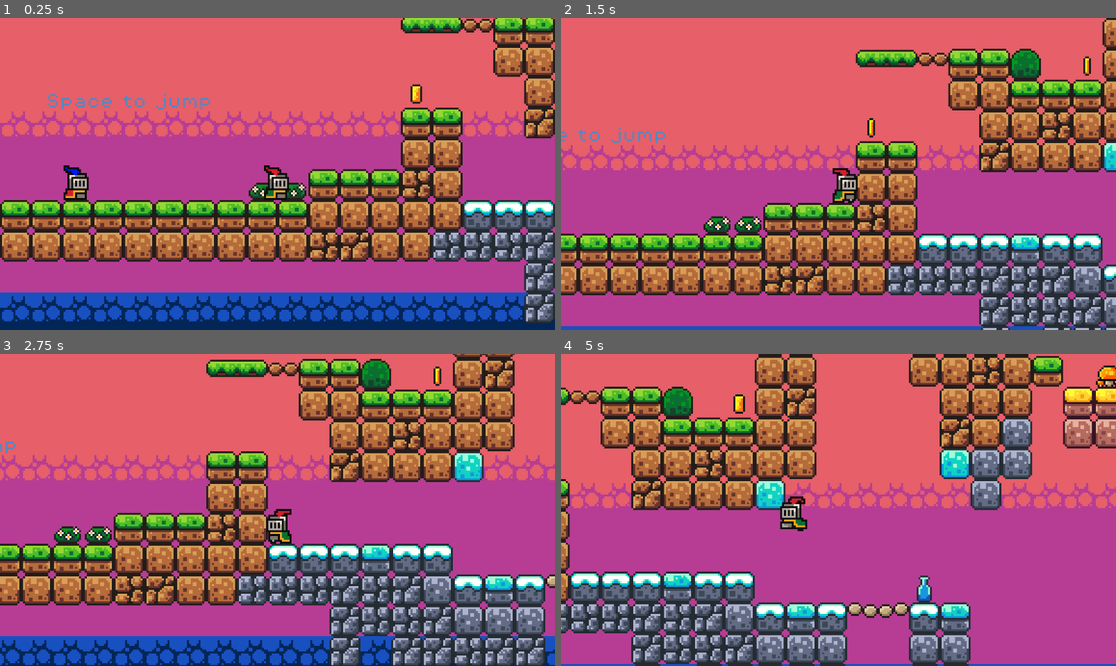
Above: before the commit, frames 1-4 (two rows, left to right).
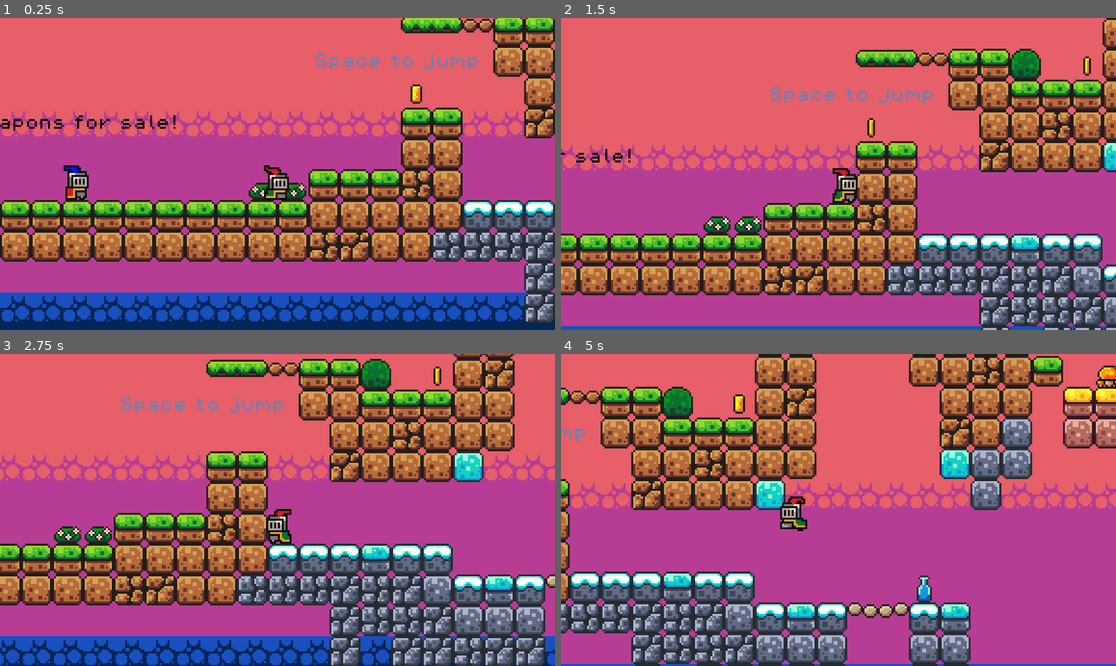
Above: after the commit, the same moments.

Repository: voyous/first-game-godot
Game: Godot game, scene res://scenes/game.tscn
The game is run twice, just before and just after one commit, with the same random seed, the same clock (stepped at 60 frames per second) and the same inputs.
Inputs:
- Up to frame 1 (0.25 s): no input
- Up to frame 2 (1.5 s): hold Right (move_right) from 0.53 s (still down); tap Up (jump) at 0.77 s
- Up to frame 3 (2.75 s): tap Up (jump) at 1.52 s; release Right (move_right) at 2.03 s; hold Left (move_left) from 2.03 s (still down)
- Up to frame 4 (5 s): release Left (move_left) at 2.78 s; hold Right (move_right) 2.78-4.28 s; tap Up (jump) at 3.02, 3.77, 4.52 s; hold Left (move_left) from 4.28 s (still down)

The runs differ from the first frame. In frame 1, 1.3% of the frame differs, in the area x 0-87%, y 11-59%; in frame 2, 0.7%; in frame 3, 0.4%; in frame 4, less than 0.1%.

Commit message:
added text functionality for merchant
- added hovering textbox above merchant
- added "press e to interact" on body collision

Diff:
--- a/scenes/game.tscn
+++ b/scenes/game.tscn
@@ -319,10 +319,10 @@
 [node name="labels" type="Node" parent="."]
 
 [node name="Label2" type="Label" parent="labels"]
-offset_left = -120.0
-offset_top = -55.0
-offset_right = 52.0
-offset_bottom = -7.0
+offset_left = 19.0
+offset_top = -76.0
+offset_right = 191.0
+offset_bottom = -28.0
 theme_override_colors/font_color = Color(0.356863, 0.52549, 0.737255, 1)
 theme_override_fonts/font = ExtResource("7_u5sy4")
 theme_override_font_sizes/font_size = 8
@@ -370,3 +370,13 @@
 
 [node name="merchant" parent="." instance=ExtResource("10_vtaks")]
 position = Vector2(-104, 0)
+
+[node name="merchantTextBox" type="Label" parent="merchant"]
+offset_left = -57.0
+offset_top = -44.0
+offset_right = 154.0
+offset_bottom = -21.0
+theme_override_colors/font_color = Color(0, 0, 0, 1)
+theme_override_fonts/font = ExtResource("7_u5sy4")
+theme_override_font_sizes/font_size = 8
+text = "Weapons for sale!"
--- a/scenes/merchant.tscn
+++ b/scenes/merchant.tscn
@@ -39,6 +39,9 @@
 "speed": 10.0
 }]
 
+[sub_resource type="CircleShape2D" id="CircleShape2D_12ke4"]
+radius = 15.0
+
 [node name="merchant" type="Node2D"]
 script = ExtResource("1_12ke4")
 
@@ -46,8 +49,17 @@
 position = Vector2(0, -12)
 sprite_frames = SubResource("SpriteFrames_krsg3")
 autoplay = "default"
-frame_progress = 0.0985588
+frame_progress = 0.726265
 
 [node name="Timer" type="Timer" parent="."]
 
+[node name="Area2D" type="Area2D" parent="."]
+collision_mask = 2
+
+[node name="CollisionShape2D" type="CollisionShape2D" parent="Area2D"]
+position = Vector2(0, -11)
+shape = SubResource("CircleShape2D_12ke4")
+
 [connection signal="timeout" from="Timer" to="." method="_on_timer_timeout"]
+[connection signal="body_entered" from="Area2D" to="." method="_on_area_2d_body_entered"]
+[connection signal="body_exited" from="Area2D" to="." method="_on_area_2d_body_exited"]
--- a/scripts/merchant.gd
+++ b/scripts/merchant.gd
@@ -2,8 +2,10 @@
 
 @onready var timer: Timer = $Timer
 @onready var animated_sprite: AnimatedSprite2D = $AnimatedSprite2D
+@onready var merchant_text_box: Label = $merchantTextBox
 
 var rand = RandomNumberGenerator.new();
+var is_talking = false;
 
 # Called when the node enters the scene tree for the first time.
 func _ready() -> void:
@@ -16,3 +18,11 @@
 		animated_sprite.flip_h = true;
 
 	timer.start(rand.randf_range(0.5, 3));
+
+
+func _on_area_2d_body_entered(body: Node2D) -> void:
+	merchant_text_box.text = "Press E to interact.";
+
+
+func _on_area_2d_body_exited(body: Node2D) -> void:
+	merchant_text_box.text = "Weapons for sale!";
Not shown: 1 places in scenes/merchant.tscn that only renumber resources
